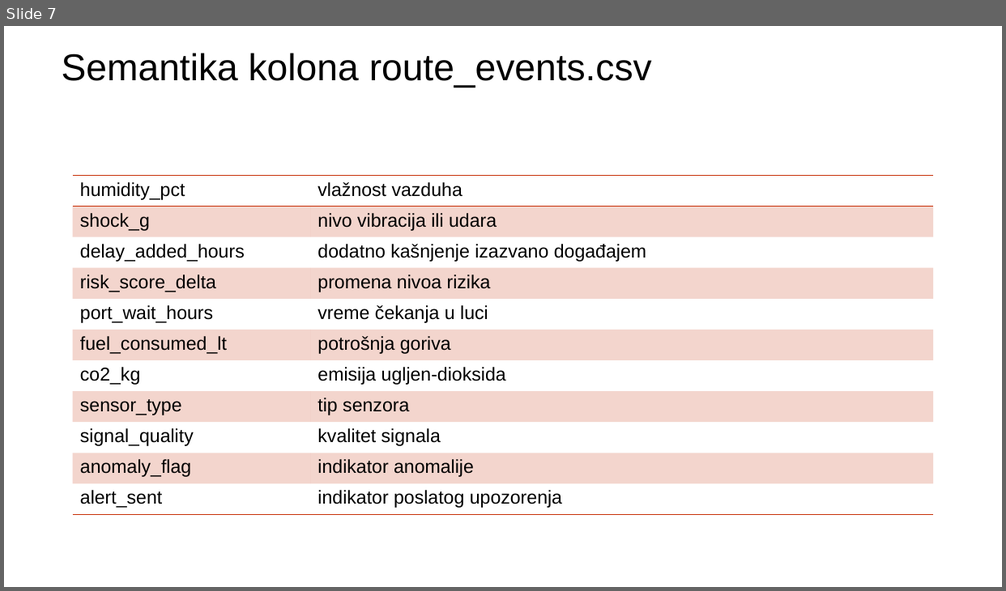
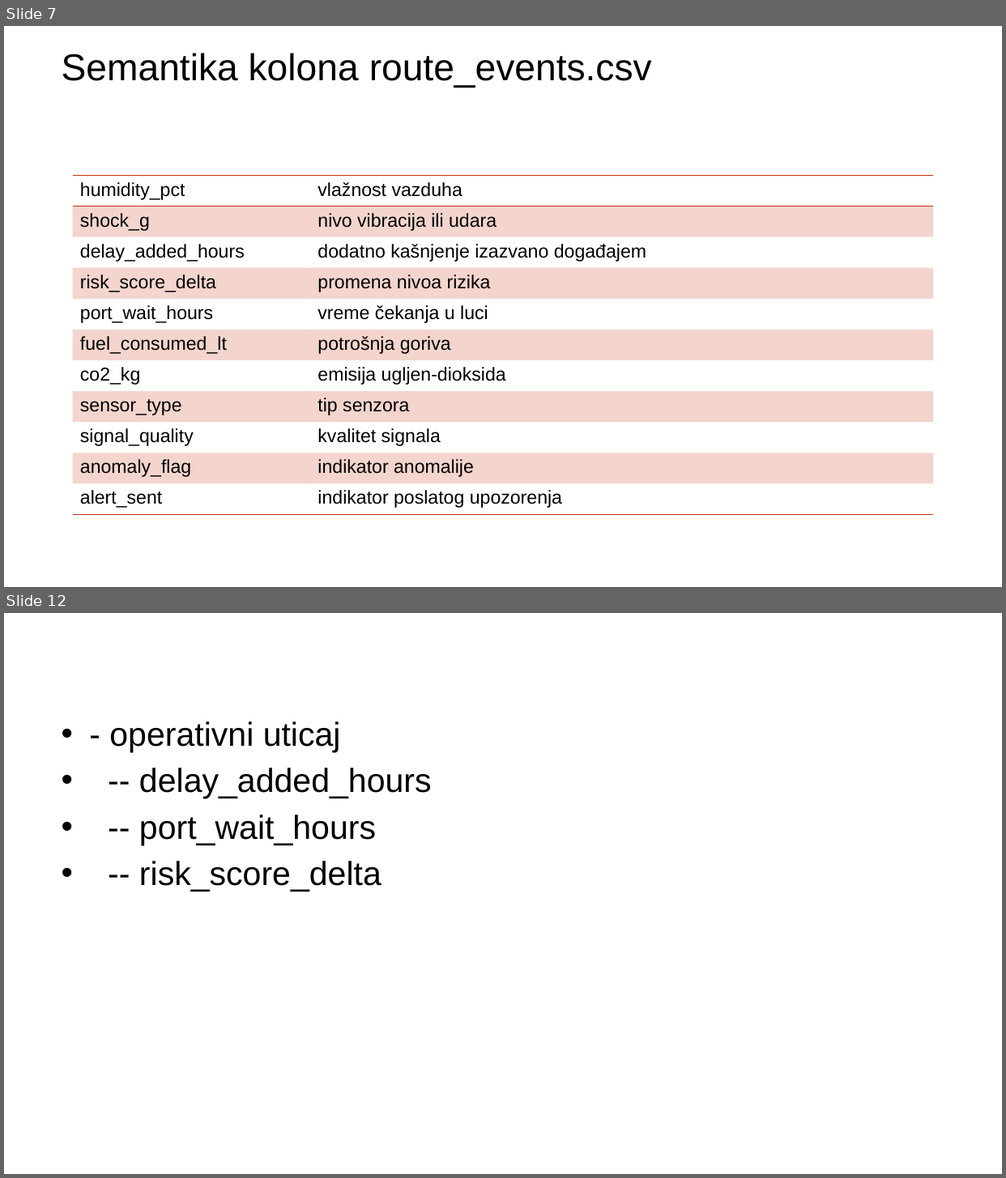
Before and after one commit to annaopi/sbp-projekat, a slide deck: Analiza pametne logistike globalnog uvoza (1).pptx. Shown one above the other, each under a label of ours: slide 7 before the commit, slides 7 and 12 after it; the slides between them are not shown. The pictures are 1006x591 and 1006x1178 pixels, drawn with LibreOffice and Linux fonts; fonts in the diff are those of the drawing; background and template pictures are left out. Boxes give left, top, right and bottom in pixels: in the first picture for what was removed or moved away, otherwise in the second. Text is boxed around its words. In the diff, an @@ line names an element or a change of style, - is before the commit and + after.

```diff
--- a/Analiza pametne logistike globalnog uvoza (1).pptx
+++ b/Analiza pametne logistike globalnog uvoza (1).pptx
@@ slide 12 added at bbox=[4, 613, 1002, 1174], background picture (left out) @@
@@ text added at bbox=[109, 722, 432, 892], 32 pt, text #000000 @@
+• - operativni uticaj
+• -- delay_added_hours
+• -- port_wait_hours
+• -- risk_score_delta
```
Also in this commit, not shown: 2 slides changed, 10 other slides added.
